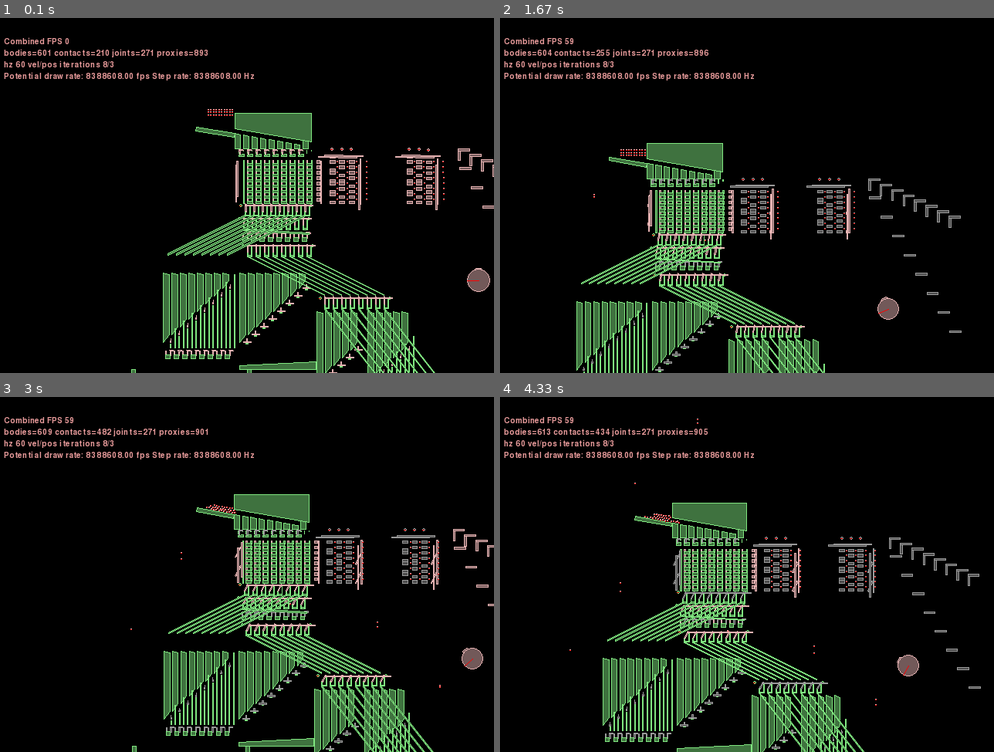
Above: before the commit, frames 1-4 (two rows, left to right).
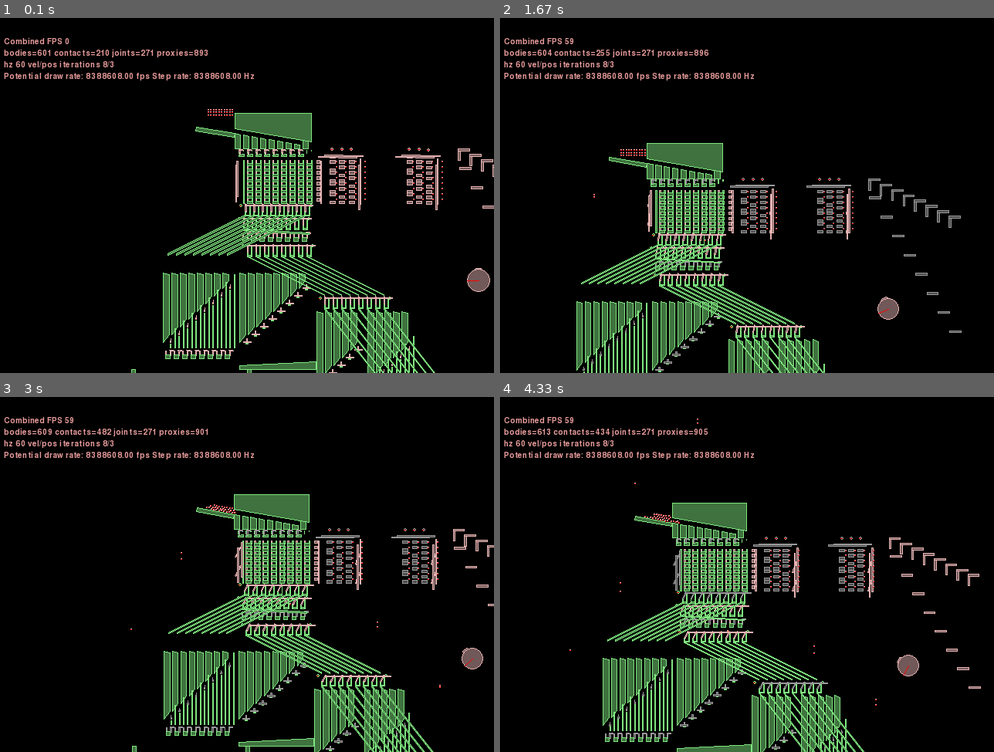
Above: after the commit, the same moments.

Repository: jmacarthur/box2d-ssem
Game: pygame game, started from main.py
Two runs of this game, one before a commit and one after it. Both use one fixed random seed, a clock stepped at 60 frames per second and the inputs below.
Inputs (mouse positions are in pixels of both pictures, inside the frame that each line leads up to):
- Up to frame 1 (0.1 s): no input
- Up to frame 2 (1.67 s): hold Right 0.33-0.8 s; move the mouse to (727, 202) at 0.37 s; hold Up 0.83-1.13 s; move the mouse to (747, 213) at 0.87 s; tap Space at 0.9, 1.23, 1.53 s; tap Z at 0.98 s; hold Right 1.17-1.63 s; move the mouse to (628, 191) at 1.2 s; tap X at 1.32 s
- Up to frame 3 (3 s): hold Left 1.67-2.2 s; move the mouse to (296, 649) at 1.7 s; tap Space at 1.73, 2.03, 2.3, 2.63, 2.93 s; hold Down 2.23-2.53 s; move the mouse to (93, 652) at 2.27 s; tap Z at 2.38 s; hold Left 2.57-2.97 s; move the mouse to (429, 698) at 2.6 s; tap X at 2.72 s
- Up to frame 4 (4.33 s): hold Up 3-3.37 s; move the mouse to (806, 599) at 3.03 s; tap Space at 3.07, 3.47, 3.77, 4.13 s; hold Right 3.4-4.03 s; move the mouse to (756, 443) at 3.43 s; tap Z at 3.55 s; hold Down from 4.07 s (still down); move the mouse to (628, 492) at 4.1 s; tap X at 4.22 s

The runs differ from the first frame. In frame 1, 0.1% of the frame differs, in the area x 67-90%, y 40-52%; in frame 2, 0.1%; in frame 3, 0.3%; in frame 4, 0.8%, in the area x 54-98%, y 39-83%.

Commit message:
Adjust follower position

Diff:
--- a/main.py
+++ b/main.py
@@ -275,7 +275,7 @@
         for row in range(0,8):
             row_follower_fixtures = []
             for selector_no in range(0,selector_rods+1):
-                row_follower_fixtures.append(fixtureDef(shape=circleShape(radius=6.35/2, pos=(selector_no*25+35,14*row+10)), density=1.0, filter=filter(groupIndex=1, categoryBits=0x0002, maskBits=0xFFFE)))
+                row_follower_fixtures.append(fixtureDef(shape=circleShape(radius=6.35/2, pos=(selector_no*25+32,14*row+10)), density=1.0, filter=filter(groupIndex=1, categoryBits=0x0002, maskBits=0xFFFE)))
             follower = self.add_multifixture(row_follower_fixtures, xpos+200, 0)
             follower_array.append(follower)
             self.slide_joint(follower, groundBody, (1,0), limit1=0, limit2=20)
